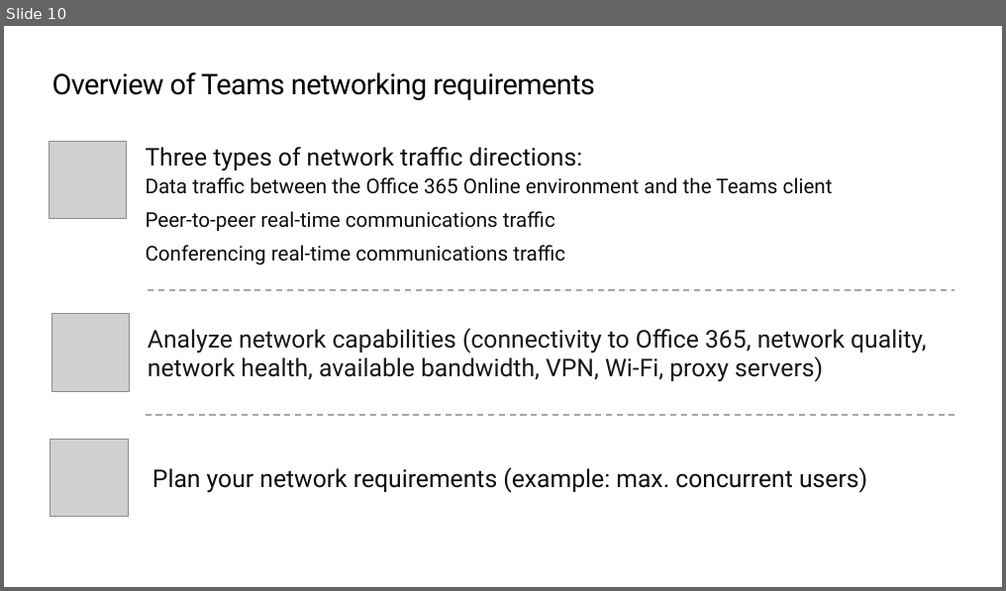
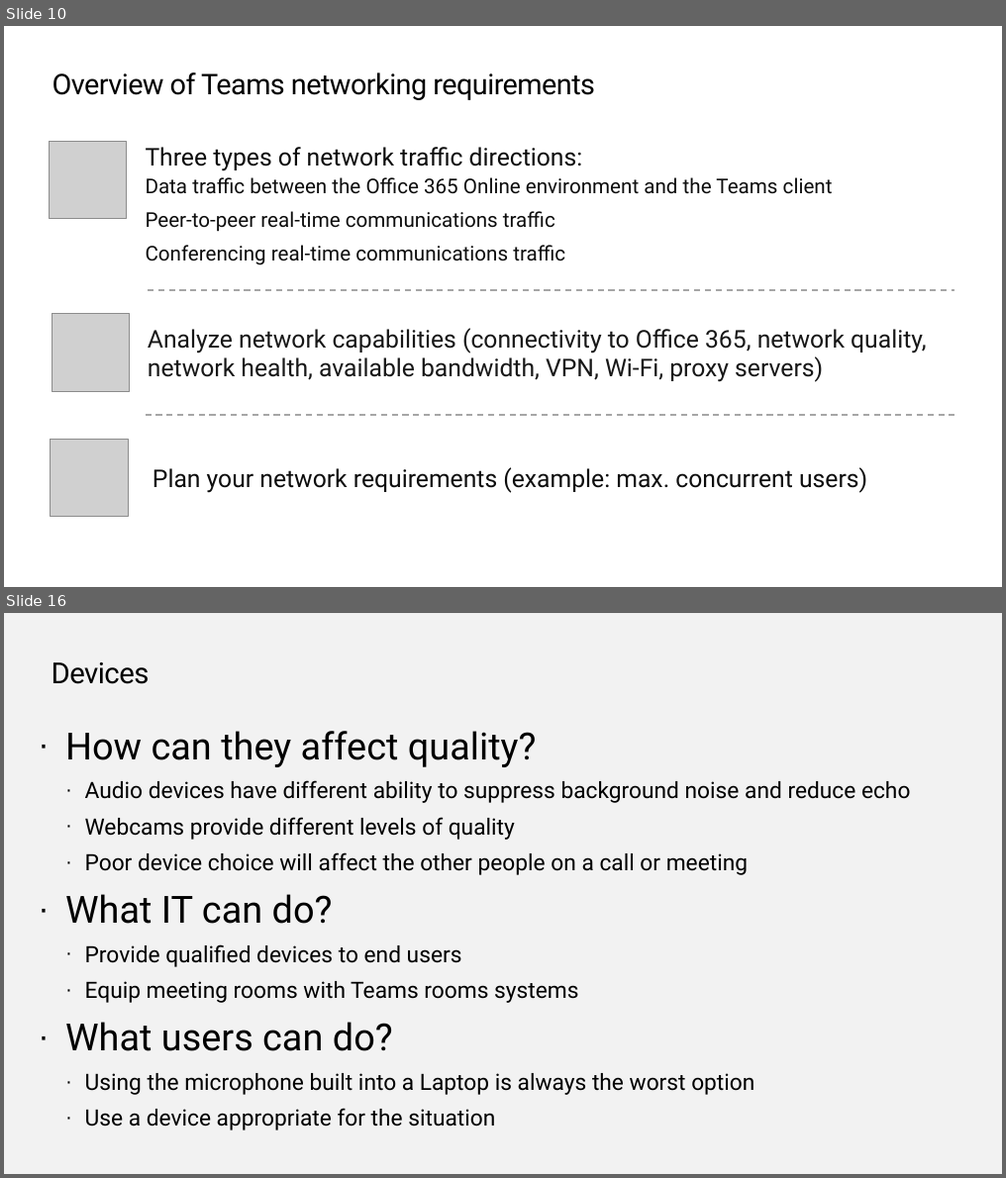
Before and after one commit to JPOWER4/M365-MS-Teams-Administration, a slide deck: Module 7 - Environment.pptx. Shown one above the other, each under a label of ours: slide 10 before the commit, slides 10 and 16 after it; the slides between them are not shown. The pictures are 1006x591 and 1006x1178 pixels, drawn with LibreOffice and Linux fonts; fonts in the diff are those of the drawing; grey boxes stand for pictures; background and template pictures are left out. Boxes give left, top, right and bottom in pixels: in the first picture for what was removed or moved away, otherwise in the second. Text is boxed around its words. In the diff, an @@ line names an element or a change of style, - is before the commit and + after.

```diff
--- a/Module 7 - Environment.pptx
+++ b/Module 7 - Environment.pptx
@@ slide 16 added at box(4, 613, 1002, 1174), background #F2F2F2 @@
@@ title added at box(52, 663, 150, 684), 28.6 pt, text #000000 @@
+Devices
@@ text added at box(65, 731, 910, 1131), 22.2 pt, text #000000 @@
+· How can they affect quality?
+  · Audio devices have different ability to suppress background noise and reduce echo
+  · Webcams provide different levels of quality
+  · Poor device choice will affect the other people on a call or meeting
+· What IT can do?
+  · Provide qualified devices to end users
+  · Equip meeting rooms with Teams rooms systems
+· What users can do?
+  · Using the microphone built into a Laptop is always the worst option
+  · Use a device appropriate for the situation
```
Also in this commit, not shown: 1 slide changed, 7 other slides added, 2 other files.
